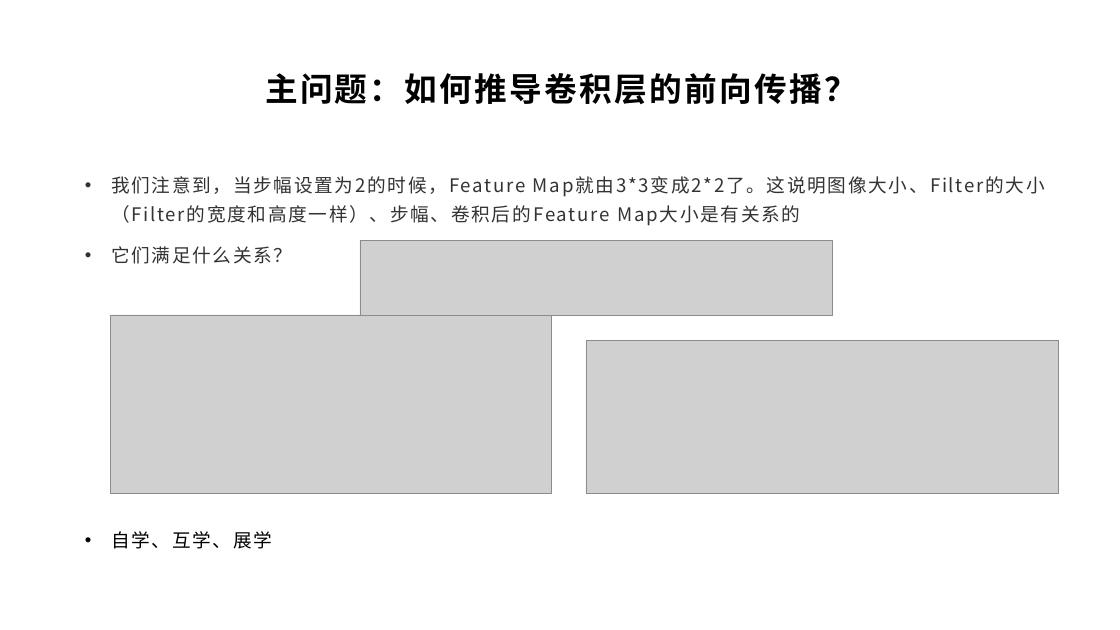
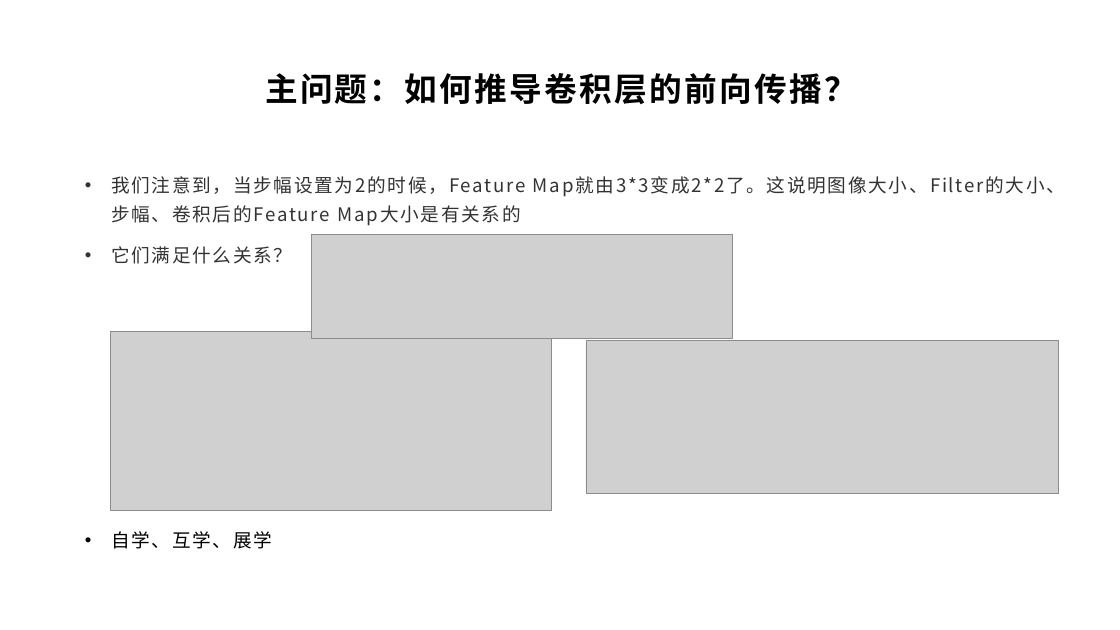
Before and after one commit to yyc-git/DeepLearningEdu, a slide deck: slide 22 of lessons/8_conv_layer_forward/ppt/卷积神经网络与卷积层的前向传播推导.pptx. Drawn at 1120x630 pixels with LibreOffice and Linux fonts; fonts in the diff are those of the drawing; grey boxes stand for pictures; background and template pictures are left out. Boxes give left, top, right and bottom in pixels: in the first picture for what was removed or moved away, otherwise in the second. Text is boxed around its words. In the diff, an @@ line names an element or a change of style, - is before the commit and + after.

```diff
--- a/lessons/8_conv_layer_forward/ppt/卷积神经网络与卷积层的前向传播推导.pptx
+++ b/lessons/8_conv_layer_forward/ppt/卷积神经网络与卷积层的前向传播推导.pptx
@@ text at (111, 176, 1066, 223): text changed @@
-• 我们注意到，当步幅设置为2的时候，Feature Map就由3*3变成2*2了。这说明图像大小、Filter的大小（Filter的宽度和高度一样）、步幅、卷积后的Feature Map大小是有关系的
+• 我们注意到，当步幅设置为2的时候，Feature Map就由3*3变成2*2了。这说明图像大小、Filter的大小、步幅、卷积后的Feature Map大小是有关系的
@@ picture: place and size @@
-picture at (360, 240, 833, 315)
+picture at (312, 234, 733, 338)
@@ picture: place and size @@
-picture at (111, 315, 551, 494)
+picture at (111, 331, 551, 510)
```
Also in this commit, not shown: 7 other slides changed, 1 slide added, 3 slides removed, 19 other files.
